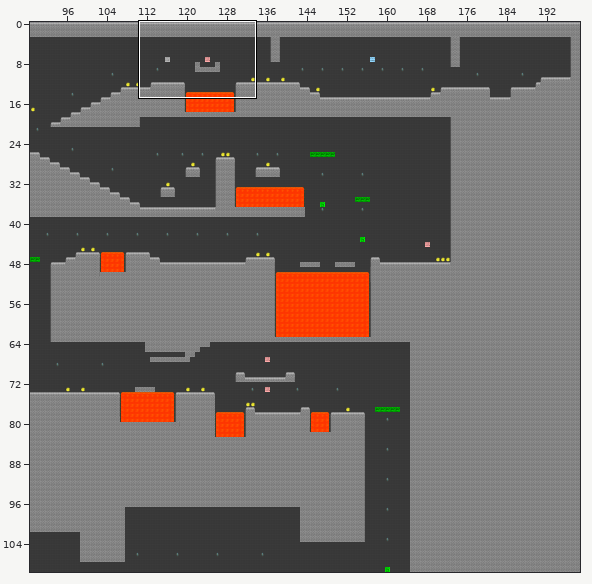
Tiled map: Project2/assets/data/Level1/Level1.tmx. The picture above shows the old version from afar; the outline marks the close-up.
Close-up. As it was:
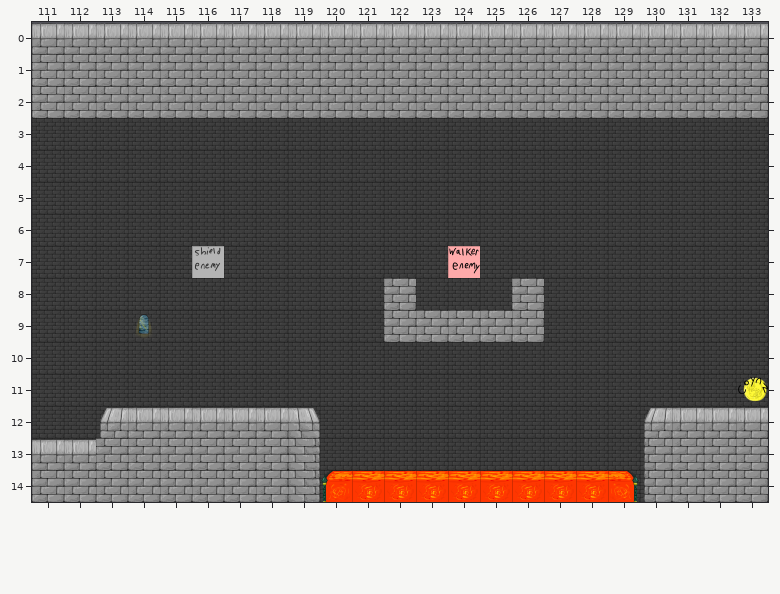
Cells are 64x64 px. Shown: x 111..133, y 0..14. The commit also changed other parts of the map, which this record leaves out.
Once edited:
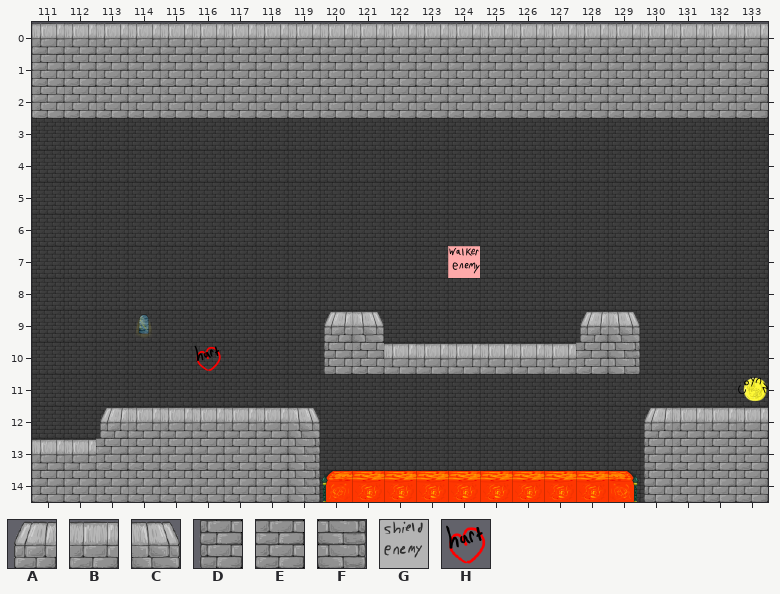
Key: from "tiles1": A 2, B 3, C 4, D 17, E 18, F 19, G 33, H 79.
_ is an empty cell, . an unchanged one.
Tiles of an added or newly shown layer are drawn over the layers below it.
The author wrote: Heart health is now a thing
Change:
--- layer "Walls"
@@ x 120..129 @@
- 8 ..E...E...
- 9 __EEEEE.__
-10 __________
+ 8 .._..._...
+ 9 AC_____.AC
+10 DEBBBBBBEF
--- layer "Enemies"
@@ x 116..116 @@
- 7 G
+ 7 _
--- layer "Health" (added)
@@ x 116..116 @@
-10 _
+10 H
